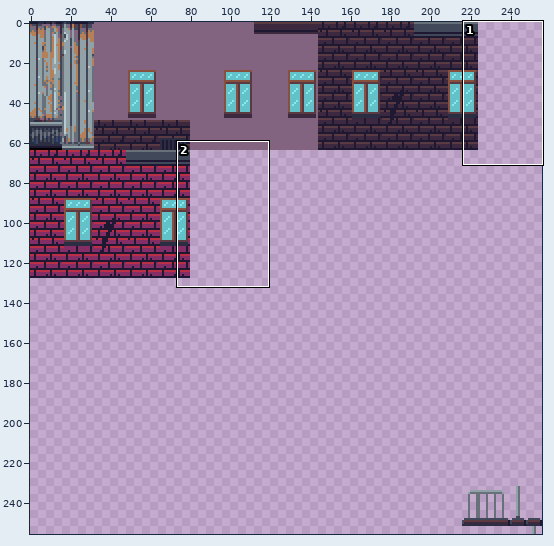
One commit to this pixel-art file: Assets/Tileset/OutdoorRooms.ase. The first picture is a wide view before the edit; the outline marks the close-up.
Close-up. Old version:
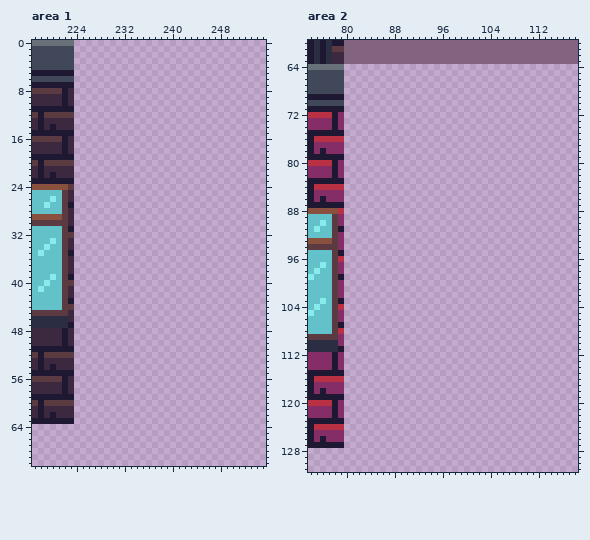
256x256 pixels, 1 frame. Shown: area 1: x 217..255, y 0..70; area 2: x 74..118, y 60..131.
The result:
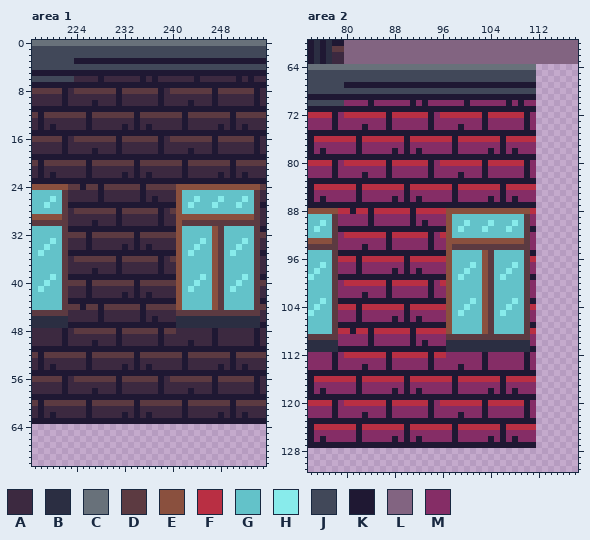
Palette (. is transparent): A #3c2940  B #2b2e42  C #68717a  D #5c3a41  E #8a503e  F #b92f43  G #63c2c9  H #88ebeb  J #414859  K #1f1833  L #826481  M #852d66
Diff:
Changed rows in their new state; - is an unchanged pixel.
Area 1, layer "Walls":
first column x 224:
 0 CCCCCCCCCCCCCCCCCCCCCCCCCCCCCCCC
 1 JJJJJJJJJJJJJJJJJJJJJJJJJJJJJJJJ
 2 JJJJJJJJJJJJJJJJJJJJJJJJJJJJJJJJ
 3 KKKKKKKKKKKKKKKKKKKKKKKKKKKKKKKK
 4 JJJJJJJJJJJJJJJJJJJJJJJJJJJJJJJJ
 5 KKKKKKKKKKKKKKKKKKKKKKKKKKKKKKKK
 6 AAAAKAAAAAAKAKAAAAAAKAAAAAAKAKAA
 7 KKKKKKKKKKKKKKKKKKKKKKKKKKKKKKKK
 8 DDDDDDDKDDDDDDKADDDDDDDKDDDDDDKA
 9 AAAAAAAKAAAAAAKAAAAAAAAKAAAAAAKA
10 AAAKAAAKAAAAAAKAAAAKAAAKAAAAAAKA
11 KKKKKKKKKKKKKKKKKKKKKKKKKKKKKKKK
12 DDKDDDDDDDKDDDDDDDKDDDDDDDKDDDDD
13 AAKAAAAAAAKAAAAAAAKAAAAAAAKAAAAA
14 AAKAAAAAKAKAKAAAAAKAAAAAKAKAKAAA
15 KKKKKKKKKKKKKKKKKKKKKKKKKKKKKKKK
16 DDDDDDDKDDDDDDKADDDDDDDKDDDDDDKA
17 AAAAAAAKAAAAAAKAAAAAAAAKAAAAAAKA
18 AAAKAAAKAAAAAAKAAAAKAAAKAAAAAAKA
19 KKKKKKKKKKKKKKKKKKKKKKKKKKKKKKKK
20 DDKDDDDDDDKDDDDDDDKDDDDDDDKDDDDD
21 AAKAAAAAAAKAAAAAAAKAAAAAAAKAAAAA
22 AAKAAAAAKAKAKAAAAAKAAAAAKAKAKAAA
23 KKKKKKKKKKKKKKKKKKKKKKKKKKKKKKKK
24 DKDDKDDDDDDKDDDDDEEEEEEEEEEEEEED
25 AAAAKAAAAAAKAAAAAEGGGGGGGGGGGGDA
26 AAAAKAAAAAAKAKAAAEGGHGGGHGGGHGDA
27 KKKKKKKKKKKKKKKKKEGHGGGHGGGHGGDK
28 DDDDDDDKDDDDDDKADEGGGGGGGGGGGGDA
29 AAAAAAAKAAAAAAKAAEEEEEEEEEEEEEDA
30 AAAKAAAKAAAAAAKAAEDDDDDDDDDDDDDA
31 KKKKKKKKKKKKKKKKKEGGGGGEDGGGGGDK
32 DDKDDDDDDDKDDDDDDEGGGGGEDGGGGGDD
33 AAKAAAAAAAKAAAAAAEGGGHGEDGGGHGDA
34 AAKAAAAAKAKAKAAAAEGGHGGEDGGHGGDA
35 KKKKKKKKKKKKKKKKKEGHGGGEDGHGGGDK
36 DDDDDDDKDDDDDDKADEGGGGGEDGGGGGDA
37 AAAAAAAKAAAAAAKAAEGGGGGEDGGGGGDA
38 AAAKAAAKAAAAAAKAAEGGGGGEDGGGGGDA
39 KKKKKKKKKKKKKKKKKEGGGHGEDGGGHGDK
40 DDKDDDDDDDKDDDDDDEGGHGGEDGGHGGDD
41 AAKAAAAAAAKAAAAAAEGHGGGEDGHGGGDA
42 AAKAAAAAKAKAKAAAAEGGGGGEDGGGGGDA
43 KKKKKKKKKKKKKKKKKEGGGGGEDGGGGGDK
44 DKDDKDDDDDDKDDDDDEGGGGGEDGGGGGDD
45 AAAAKAAAAAAKAAAAADDDDDDDDDDDDDDA
46 AAAAKAAAAAAKAKAAABBBBBBBBBBBBBBA
47 KKKKKKKKKKKKKKKKKBBBBBBBBBBBBBBK
48 DDDDDDDKDDDDDDKDDAAAAAAKAAAAAAKA
49 AAAAAAAKAAAAAAKAAAAAAAAKAAAAAAKA
50 AAAKAAAKAAAAAAKAAAAKAAAKAAAAAAKA
51 KKKKKKKKKKKKKKKKKKKKKKKKKKKKKKKK
52 DDKDDDDDDDKDDDDDDDKDDDDDDDKDDDDD
53 AAKAAAAAAAKAAAAAAAKAAAAAAAKAAAAA
54 AAKAAAAAKAKAKAAAAAKAAAAAKAKAKAAA
55 KKKKKKKKKKKKKKKKKKKKKKKKKKKKKKKK
56 DDDDDDDKDDDDDDKADDDDDDDKDDDDDDKA
57 AAAAAAAKAAAAAAKAAAAAAAAKAAAAAAKA
58 AAAKAAAKAAAAAAKAAAAKAAAKAAAAAAKA
59 KKKKKKKKKKKKKKKKKKKKKKKKKKKKKKKK
60 DDKDDDDDDDKDDDDDDDKDDDDDDDKDDDDD
61 AAKAAAAAAAKAAAAAAAKAAAAAAAKAAAAA
62 AAKAAAAAKAKAKAAAAAKAAAAAKAKAKAAA
63 KKKKKKKKKKKKKKKKKKKKKKKKKKKKKKKK
Area 2, layer "Walls":
first column x 80:
 64 CCCCCCCCCCCCCCCCCCCCCCCCCCCCCCCC
 65 JJJJJJJJJJJJJJJJJJJJJJJJJJJJJJJJ
 66 JJJJJJJJJJJJJJJJJJJJJJJJJJJJJJJJ
 67 KKKKKKKKKKKKKKKKKKKKKKKKKKKKKKKK
 68 JJJJJJJJJJJJJJJJJJJJJJJJJJJJJJJJ
 69 KKKKKKKKKKKKKKKKKKKKKKKKKKKKKKKK
 70 MMMMKMMMMMMKMKMMMMMMKMMMMMMKMKMM
 71 KKKKKKKKKKKKKKKKKKKKKKKKKKKKKKKK
 72 FFFFFFFKFFFFFFKMFFFFFFFKFFFFFFKM
 73 MMMMMMMKMMMMMMKMMMMMMMMKMMMMMMKM
 74 MMMKMMMKMMMMMMKMMMMKMMMKMMMMMMKM
 75 KKKKKKKKKKKKKKKKKKKKKKKKKKKKKKKK
 76 FFKFFFFFFFKFFFFFFFKFFFFFFFKFFFFF
 77 MMKMMMMMMMKMMMMMMMKMMMMMMMKMMMMM
 78 MMKMMMMMKMKMKMMMMMKMMMMMKMKMKMMM
 79 KKKKKKKKKKKKKKKKKKKKKKKKKKKKKKKK
 80 FFFFFFFKFFFFFFKMFFFFFFFKFFFFFFKM
 81 MMMMMMMKMMMMMMKMMMMMMMMKMMMMMMKM
 82 MMMKMMMKMMMMMMKMMMMKMMMKMMMMMMKM
 83 KKKKKKKKKKKKKKKKKKKKKKKKKKKKKKKK
 84 FFKFFFFFFFKFFFFFFFKFFFFFFFKFFFFF
 85 MMKMMMMMMMKMMMMMMMKMMMMMMMKMMMMM
 86 MMKMMMMMKMKMKMMMMMKMMMMMKMKMKMMM
 87 KKKKKKKKKKKKKKKKKKKKKKKKKKKKKKKK
 88 FKFFKFFFFFFKFFFFFEEEEEEEEEEEEEEF
 89 MMMMKMMMMMMKMMMMMEGGGGGGGGGGGGDM
 90 MMMMKMMMMMMKMKMMMEGGHGGGHGGGHGDM
 91 KKKKKKKKKKKKKKKKKEGHGGGHGGGHGGDK
 92 FFFFFFFKFFFFFFKMFEGGGGGGGGGGGGDM
 93 MMMMMMMKMMMMMMKMMEEEEEEEEEEEEEDM
 94 MMMKMMMKMMMMMMKMMEDDDDDDDDDDDDDM
 95 KKKKKKKKKKKKKKKKKEGGGGGEDGGGGGDK
 96 FFKFFFFFFFKFFFFFFEGGGGGEDGGGGGDF
 97 MMKMMMMMMMKMMMMMMEGGGHGEDGGGHGDM
 98 MMKMMMMMKMKMKMMMMEGGHGGEDGGHGGDM
 99 KKKKKKKKKKKKKKKKKEGHGGGEDGHGGGDK
100 FFFFFFFKFFFFFFKMFEGGGGGEDGGGGGDM
101 MMMMMMMKMMMMMMKMMEGGGGGEDGGGGGDM
102 MMMKMMMKMMMMMMKMMEGGGGGEDGGGGGDM
103 KKKKKKKKKKKKKKKKKEGGGHGEDGGGHGDK
104 FFKFFFFFFFKFFFFFFEGGHGGEDGGHGGDF
105 MMKMMMMMMMKMMMMMMEGHGGGEDGHGGGDM
106 MMKMMMMMKMKMKMMMMEGGGGGEDGGGGGDM
107 KKKKKKKKKKKKKKKKKEGGGGGEDGGGGGDK
108 FKFFKFFFFFFKFFFFFEGGGGGEDGGGGGDF
109 MMMMKMMMMMMKMMMMMDDDDDDDDDDDDDDM
110 MMMMKMMMMMMKMKMMMBBBBBBBBBBBBBBM
111 KKKKKKKKKKKKKKKKKBBBBBBBBBBBBBBK
112 FFFFFFFKFFFFFFKFFMMMMMMKMMMMMMKM
113 MMMMMMMKMMMMMMKMMMMMMMMKMMMMMMKM
114 MMMKMMMKMMMMMMKMMMMKMMMKMMMMMMKM
115 KKKKKKKKKKKKKKKKKKKKKKKKKKKKKKKK
116 FFKFFFFFFFKFFFFFFFKFFFFFFFKFFFFF
117 MMKMMMMMMMKMMMMMMMKMMMMMMMKMMMMM
118 MMKMMMMMKMKMKMMMMMKMMMMMKMKMKMMM
119 KKKKKKKKKKKKKKKKKKKKKKKKKKKKKKKK
120 FFFFFFFKFFFFFFKMFFFFFFFKFFFFFFKM
121 MMMMMMMKMMMMMMKMMMMMMMMKMMMMMMKM
122 MMMKMMMKMMMMMMKMMMMKMMMKMMMMMMKM
123 KKKKKKKKKKKKKKKKKKKKKKKKKKKKKKKK
124 FFKFFFFFFFKFFFFFFFKFFFFFFFKFFFFF
125 MMKMMMMMMMKMMMMMMMKMMMMMMMKMMMMM
126 MMKMMMMMKMKMKMMMMMKMMMMMKMKMKMMM
127 KKKKKKKKKKKKKKKKKKKKKKKKKKKKKKKK
Changed places in both close-ups, as pixel boxes (x1, y1, x2, y2):
added: (74, 40, 266, 424)
added: (344, 64, 536, 448)
